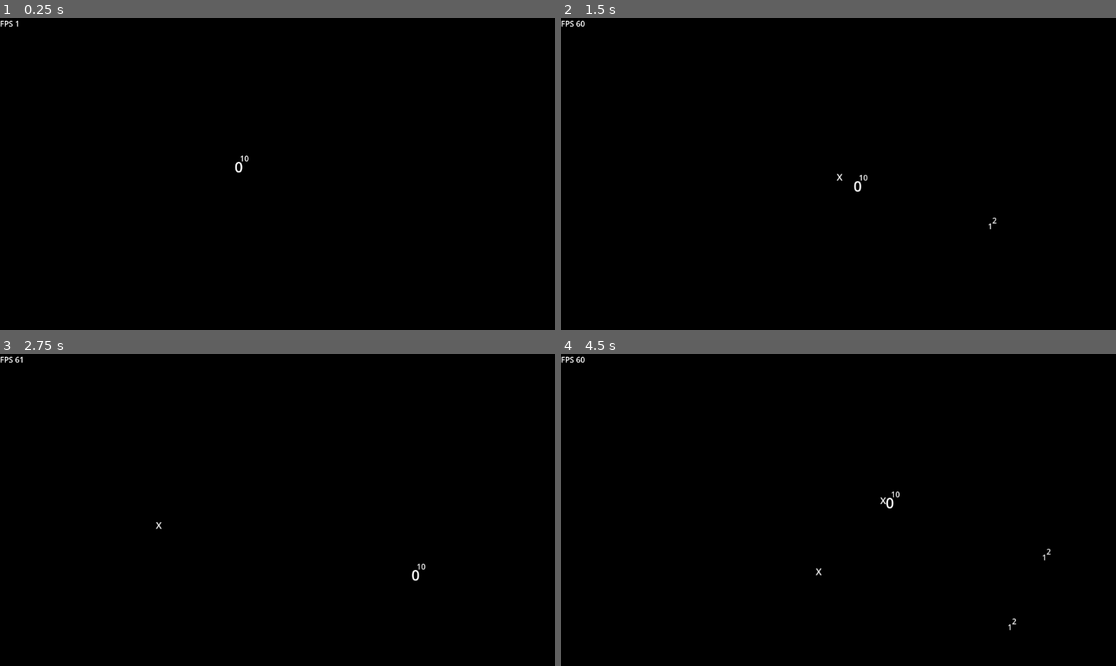
Above: before the commit, frames 1-4 (two rows, left to right).
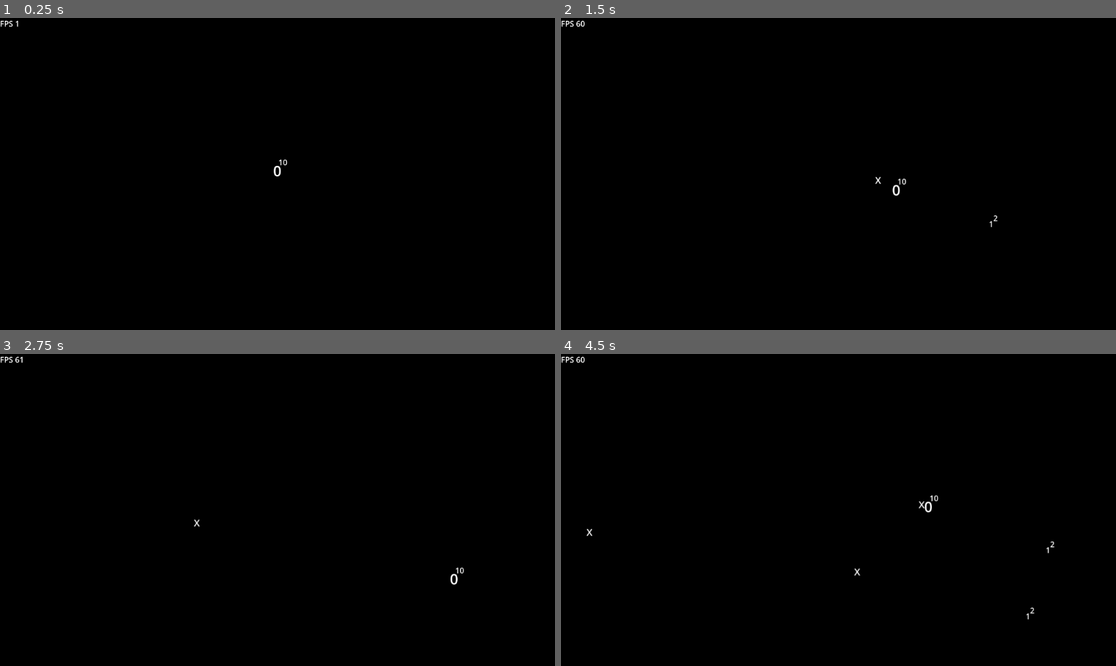
Above: after the commit, the same moments.

Repository: sentinelle28/game_jam_power
Game: Godot game, scene res://scene/gameplay_scene/gameplay_scene.tscn
Two runs of this game, one before a commit and one after it. Both use one fixed random seed, a clock stepped at 60 frames per second and the inputs below. The project has no main scene, so this scene is started directly.
Inputs (mouse positions are in pixels of both pictures, inside the frame that each line leads up to):
- Up to frame 1 (0.25 s): no input
- Up to frame 2 (1.5 s): tap Enter at 0.5 s; move the mouse to (960, 158) at 0.52 s; hold Right (ui_right) 0.53-1.28 s; tap Shift (dash) at 0.6 s; move the mouse to (727, 189) at 1.27 s; hold Down (ui_down) from 1.28 s (still down); click (727, 189) at 1.35 s
- Up to frame 3 (2.75 s): move the mouse to (333, 441) at 2.02 s; release Down (ui_down) at 2.03 s; hold Right (ui_right) from 2.03 s (still down); tap Shift (dash) at 2.1 s
- Up to frame 4 (4.5 s): move the mouse to (810, 572) at 2.77 s; release Right (ui_right) at 2.78 s; hold Up (ui_up) 2.78-3.53 s; click (810, 572) at 2.85 s; move the mouse to (1005, 556) at 3.52 s; hold Left (ui_left) from 3.53 s (still down); tap Shift (dash) at 3.6 s; move the mouse to (672, 463) at 4.27 s; click (672, 463) at 4.35 s

The runs differ from the first frame. In frame 1, 0.1% of the frame differs, in the area x 42-52%, y 44-51%; in frame 2, 0.2%; in frame 3, 0.1%; in frame 4, 0.3%, in the area x 4-89%, y 43-89%.

Commit message:
added death panel

Diff:
--- /dev/null
+++ b/autoload/pause_menu/death/death_panel.gd
@@ -0,0 +1,26 @@
+extends CanvasLayer
+
+signal player_is_dead
+signal reset
+
+# Called when the node enters the scene tree for the first time.
+func _ready() -> void:
+	connect("player_is_dead",_custom_show)
+
+
+func _custom_show()->void:
+
+	get_tree().paused = true
+	$Panel/VBoxContainer/Label.text = "You were level " + str(PlayerXp.level)
+	#$Panel/VBoxContainer/Label2.text = "You survive  " + str(PlayerXp.number_of_kill)
+	$Panel/VBoxContainer/Label3.text = "You killed " + str(PlayerXp.number_of_kill)
+	print("receive")
+	show()
+
+
+
+func _on_button_pressed() -> void:
+	hide()
+	get_tree().paused = false
+	PlayerXp._reset()
+	emit_signal("reset")
--- /dev/null
+++ b/autoload/pause_menu/death/death_panel.tscn
@@ -0,0 +1,89 @@
+[gd_scene load_steps=3 format=3 uid="uid://bvy5bq7h17xym"]
+
+[ext_resource type="Script" path="res://autoload/pause_menu/death/death_panel.gd" id="1_kjgmv"]
+
+[sub_resource type="StyleBoxFlat" id="StyleBoxFlat_wam3b"]
+bg_color = Color(0.527048, 0.639531, 0.481566, 1)
+border_width_left = 4
+border_width_top = 4
+border_width_right = 4
+border_width_bottom = 4
+
+[node name="death_panel" type="CanvasLayer"]
+process_mode = 2
+visible = false
+script = ExtResource("1_kjgmv")
+
+[node name="Panel" type="Panel" parent="."]
+anchors_preset = 8
+anchor_left = 0.5
+anchor_top = 0.5
+anchor_right = 0.5
+anchor_bottom = 0.5
+offset_left = -135.0
+offset_top = -141.0
+offset_right = 141.0
+offset_bottom = 135.0
+grow_horizontal = 2
+grow_vertical = 2
+theme_override_styles/panel = SubResource("StyleBoxFlat_wam3b")
+
+[node name="Label" type="Label" parent="Panel"]
+layout_mode = 1
+anchors_preset = 5
+anchor_left = 0.5
+anchor_right = 0.5
+offset_left = -31.0
+offset_right = 31.0
+offset_bottom = 23.0
+grow_horizontal = 2
+text = "You lost"
+horizontal_alignment = 1
+
+[node name="VBoxContainer" type="VBoxContainer" parent="Panel"]
+layout_mode = 1
+anchors_preset = 8
+anchor_left = 0.5
+anchor_top = 0.5
+anchor_right = 0.5
+anchor_bottom = 0.5
+offset_left = -137.0
+offset_top = -33.0
+offset_right = 139.0
+offset_bottom = 54.0
+grow_horizontal = 2
+grow_vertical = 2
+
+[node name="Label" type="Label" parent="Panel/VBoxContainer"]
+layout_mode = 2
+text = "You were level "
+horizontal_alignment = 1
+
+[node name="Label2" type="Label" parent="Panel/VBoxContainer"]
+layout_mode = 2
+text = "You survive "
+horizontal_alignment = 1
+
+[node name="Label3" type="Label" parent="Panel/VBoxContainer"]
+layout_mode = 2
+text = "You killed"
+horizontal_alignment = 1
+
+[node name="VBoxContainer2" type="VBoxContainer" parent="Panel"]
+layout_mode = 1
+anchors_preset = 7
+anchor_left = 0.5
+anchor_top = 1.0
+anchor_right = 0.5
+anchor_bottom = 1.0
+offset_left = -120.0
+offset_top = -74.0
+offset_right = 109.0
+grow_horizontal = 2
+grow_vertical = 0
+
+[node name="Button" type="Button" parent="Panel/VBoxContainer2"]
+layout_mode = 2
+text = "Retry"
+
+[connection signal="pressed" from="Panel/VBoxContainer2/Button" to="." method="_on_button_pressed"]
--- a/autoload/xp/player_xp.gd
+++ b/autoload/xp/player_xp.gd
@@ -2,13 +2,22 @@
 
 
 var xp:int = 0
-var max_xp:int = 100
+var max_xp:int = 40
 var level:int = 1
 var mult_xp:float= 1.0
+var number_of_kill:int = 0
 
 func _add_xp(value:int)->void:
-	xp+= value*mult_xp
+	xp += value*mult_xp
+	number_of_kill += 1
 	if xp>= max_xp:
 		xp-= max_xp
 		level += 1
 		max_xp = level*100
+
+func _reset()->void:
+	xp = 0
+	max_xp = 40
+	level = 1
+	mult_xp = 1.0
+	number_of_kill = 0
--- a/c_actor/player/player.gd
+++ b/c_actor/player/player.gd
@@ -18,6 +18,15 @@
 @export var crit_change:int = 0
 @export var crit_damage:float = 2.0
 
+func _ready() -> void:
+	DeathPanel.connect("reset",_reset)
+	health_component.connect("death",_death)
+
+func _reset()->void:
+	pass
+
+func _death()->void:
+	DeathPanel.emit_signal("player_is_dead")
 
 # Called every frame. 'delta' is the elapsed time since the previous frame.
 func _process(delta: float) -> void:
--- a/project.godot
+++ b/project.godot
@@ -20,6 +20,7 @@
 StockerRef="*res://autoload/stocker_ref/stocker_ref.gd"
 PlayerXp="*res://autoload/xp/player_xp.gd"
 EnemyRef="*res://autoload/enemy_ref/enemy_ref.gd"
+DeathPanel="*res://autoload/pause_menu/death/death_panel.tscn"
 
 [input]
 
--- a/scene/gameplay_scene/enemy_spawner.gd
+++ b/scene/gameplay_scene/enemy_spawner.gd
@@ -6,8 +6,12 @@
 var max_to_spawn:int = 3
 var radius:int = 1200
 
+func _ready() -> void:
+	DeathPanel.connect("reset",_reset)
 
-
+func _reset()->void:
+	for enemy:BaseEnemy in enemy_stocker.get_children():
+		enemy_stocker.call_deferred("remove_child",enemy)
 
 func _spawn_enemies()->void:
 	for i in range(randi_range(1,max_to_spawn)):
--- a/scene/gameplay_scene/gameplay_scene.gd
+++ b/scene/gameplay_scene/gameplay_scene.gd
@@ -7,6 +7,7 @@
 	StockerRef._set_player($player)
 
 
+
 func _on_area_2d_area_entered(area: Area2D) -> void:
 	if area is Bullet:
 		area.call_deferred("queue_free")
--- a/scene/gameplay_scene/gameplay_scene.tscn
+++ b/scene/gameplay_scene/gameplay_scene.tscn
@@ -23,7 +23,7 @@
 [node name="bullet_stocker" type="Node" parent="."]
 
 [node name="player" parent="." instance=ExtResource("1_p24uq")]
-position = Vector2(496, 312)
+position = Vector2(576, 320)
 
 [node name="bullet_boundary" type="Area2D" parent="."]
 collision_layer = 0
